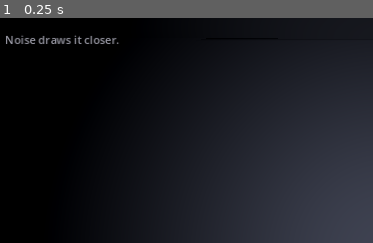
Above: before the commit, frame 1.
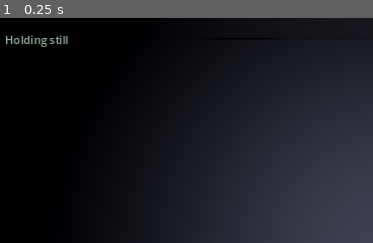
Above: after the commit, the same moment.

Repository: vangohner/HollowCrawl
Game: Godot game, scene res://scenes/main.tscn
Two runs of this game, one before a commit and one after it. Both use one fixed random seed, a clock stepped at 60 frames per second and the inputs below.
Inputs:
- Up to frame 1 (0.25 s): no input
The pictures show only the part of the screen within x 0-50%, y 0-50%; the shares and areas given below are measured in that part.

The runs differ from the first frame. In frame 1, 0.6% of the frame differs, in the area x 1-32%, y 7-13%.
Error before the commit: Invalid assignment of property or key 'radius' with value of type 'float' on a base object of type 'CylinderMesh'. (res://scripts/level.gd:143)
Error after the commit: Invalid assignment of property or key 'radius' with value of type 'float' on a base object of type 'CylinderMesh'. (res://scripts/level.gd:150)

Commit message:
Improve movement feedback and stalker roaming

Diff:
--- a/scenes/player.tscn
+++ b/scenes/player.tscn
@@ -1,7 +1,8 @@
-[gd_scene load_steps=5 format=3]
+[gd_scene load_steps=6 format=3]
 
 [ext_resource type="Script" path="res://scripts/player.gd" id="1"]
 [ext_resource type="Script" path="res://scripts/breath_player.gd" id="2"]
+[ext_resource type="Script" path="res://scripts/footstep_player.gd" id="3"]
 
 [sub_resource type="CapsuleShape3D" id="1"]
 radius = 0.4
@@ -36,3 +37,10 @@
 attenuation_filter_cutoff_hz = 1000.0
 max_distance = 20.0
 bus = "Master"
+
+[node name="Footsteps" type="AudioStreamPlayer3D" parent="."]
+script = ExtResource("3")
+unit_size = 4.0
+max_distance = 14.0
+attenuation_filter_cutoff_hz = 1800.0
+bus = "Master"
--- /dev/null
+++ b/scripts/footstep_player.gd
@@ -0,0 +1,51 @@
+extends AudioStreamPlayer3D
+
+class_name FootstepPlayer
+
+@export var step_length: float = 0.22
+@export var step_pitch_hz: float = 110.0
+@export var pitch_variation: float = 0.2
+@export var noise_level: float = 0.25
+@export var volume: float = -6.0
+
+var _generator: AudioStreamGenerator
+var _playback: AudioStreamGeneratorPlayback
+var _mix_rate: float = 44100.0
+
+func _ready() -> void:
+    _generator = AudioStreamGenerator.new()
+    _generator.mix_rate = _mix_rate
+    _generator.buffer_length = 0.35
+    stream = _generator
+    volume_db = volume
+    attenuation_filter_cutoff_hz = 1600.0
+    attenuation_filter_db = -1.0
+
+func play_step(intensity: float) -> void:
+    intensity = clampf(intensity, 0.2, 1.0)
+    if not playing:
+        play()
+    if _playback == null:
+        _playback = get_stream_playback() as AudioStreamGeneratorPlayback
+    if _playback == null:
+        return
+    var frames_needed: int = int(step_length * _mix_rate)
+    var frames_available: int = _playback.get_frames_available()
+    if frames_available < frames_needed:
+        return
+    var phase: float = 0.0
+    var phase_step: float = (TAU * step_pitch_hz * randf_range(1.0 - pitch_variation, 1.0 + pitch_variation)) / _mix_rate
+    for i in range(frames_needed):
+        var t: float = float(i) / float(frames_needed)
+        var envelope: float = sin(t * PI)
+        var tonal: float = sin(phase) * 0.5
+        phase = fposmod(phase + phase_step, TAU)
+        var noise: float = (randf() * 2.0 - 1.0) * noise_level
+        var sample: float = (tonal + noise * 0.6) * envelope * intensity
+        _playback.push_frame(Vector2(sample, sample))
+
+func stop_steps() -> void:
+    if playing:
+        stop()
+    if _playback:
+        _playback.clear_buffer()
--- a/scripts/level.gd
+++ b/scripts/level.gd
@@ -137,15 +137,31 @@
     add_child(wall)
 
 func _create_pipe(cell: Vector2i) -> void:
+    var blocked_dirs: Array[Vector2i] = []
+    for dir in DIRECTIONS:
+        if not _walkable.has(cell + dir):
+            blocked_dirs.append(dir)
+    if blocked_dirs.is_empty():
+        return
+    var facing: Vector2i = blocked_dirs[randi() % blocked_dirs.size()]
     var pipe: MeshInstance3D = MeshInstance3D.new()
     pipe.name = "Pipe_%s_%s" % [cell.x, cell.y]
     var pipe_mesh: CylinderMesh = CylinderMesh.new()
-    pipe_mesh.radius = 0.18
-    pipe_mesh.height = cell_size * 0.9
+    pipe_mesh.radius = 0.22
+    pipe_mesh.height = wall_height - floor_thickness * 0.5
     pipe.mesh = pipe_mesh
     pipe.material_override = _create_pipe_material()
-    pipe.rotation_degrees = Vector3(90, 0, randf_range(-12, 12))
-    pipe.position = grid_to_world(cell) + Vector3(randf_range(-cell_size * 0.3, cell_size * 0.3), wall_height * 0.6, -cell_size / 2.0 + 0.4)
+    var offset: Vector3 = Vector3.ZERO
+    var inset: float = cell_size * 0.5 - 0.35
+    if facing == Vector2i.UP:
+        offset = Vector3(0, pipe_mesh.height * 0.5, -inset)
+    elif facing == Vector2i.DOWN:
+        offset = Vector3(0, pipe_mesh.height * 0.5, inset)
+    elif facing == Vector2i.LEFT:
+        offset = Vector3(-inset, pipe_mesh.height * 0.5, 0)
+    else:
+        offset = Vector3(inset, pipe_mesh.height * 0.5, 0)
+    pipe.position = grid_to_world(cell) + offset
     add_child(pipe)
 
 func _create_steam(cell: Vector2i) -> void:
@@ -258,7 +274,24 @@
     if candidates.is_empty():
         return center
     candidates.shuffle()
+    for candidate in candidates:
+        if candidate != center:
+            return candidate
     return candidates[0]
+
+func get_random_distant_cell(origin: Vector2i, min_distance: int = 4) -> Vector2i:
+    var options: Array[Vector2i] = []
+    var origin_pos: Vector2 = Vector2(origin.x, origin.y)
+    for cell in _cells:
+        if cell == origin:
+            continue
+        var distance: float = Vector2(cell.x, cell.y).distance_to(origin_pos)
+        if distance >= float(min_distance):
+            options.append(cell)
+    if options.is_empty():
+        return origin
+    options.shuffle()
+    return options[0]
 
 func has_line_of_sight_world(from_pos: Vector3, to_pos: Vector3, exclude: Array = []) -> bool:
     if not _space_state:
--- a/scripts/main.gd
+++ b/scripts/main.gd
@@ -6,6 +6,7 @@
 @onready var stamina_bar: ProgressBar = $HUD/Stamina/Bar
 @onready var caught_panel: Control = $HUD/CaughtPanel
 @onready var caught_label: Label = $HUD/CaughtPanel/Label
+@onready var message_label: Label = $HUD/Message
 
 var _caught := false
 
@@ -16,6 +17,7 @@
     stalker.call("set_level", level)
     stalker.call("set_player", player)
     player.connect("stamina_changed", Callable(self, "_on_stamina_changed"))
+    player.connect("movement_state_changed", Callable(self, "_on_player_movement_state"))
     stalker.connect("player_caught", Callable(self, "_on_player_caught"))
     stalker.connect("monster_seen", Callable(self, "_on_monster_seen"))
     var player_transform := player.global_transform
@@ -26,6 +28,7 @@
     stalker.global_transform = stalker_transform
     caught_panel.visible = false
     _on_stamina_changed(1.0)
+    _on_player_movement_state(false, 0.0)
 
 func _on_stamina_changed(value: float) -> void:
     stamina_bar.value = clamp(value * 100.0, 0.0, 100.0)
@@ -42,3 +45,14 @@
 
 func _on_monster_seen() -> void:
     player.apply_shake(0.4)
+
+func _on_player_movement_state(is_running: bool, intensity: float) -> void:
+    if intensity < 0.05:
+        message_label.text = "Holding still"
+        message_label.self_modulate = Color(0.65, 0.8, 0.7, 0.9)
+    elif is_running:
+        message_label.text = "Running — it will hear you"
+        message_label.self_modulate = Color(0.95, 0.4, 0.35, 0.95)
+    else:
+        message_label.text = "Walking softly"
+        message_label.self_modulate = Color(0.75, 0.75, 0.85, 0.9)
--- a/scripts/player.gd
+++ b/scripts/player.gd
@@ -16,6 +16,7 @@
 
 signal noise_emitted(strength: float)
 signal stamina_changed(value: float)
+signal movement_state_changed(is_running: bool, intensity: float)
 
 var stamina: float = stamina_max
 var _recovery_timer: float = 0.0
@@ -25,10 +26,12 @@
 var _camera_base_rotation: Vector3 = Vector3.ZERO
 var _camera_default_position: Vector3 = Vector3.ZERO
 var _sway_rotation: Vector3 = Vector3.ZERO
+var _step_timer: float = 0.0
 
 @onready var _camera: Camera3D = $Camera
 @onready var _flashlight: SpotLight3D = $Camera/Flashlight
 @onready var _breath: BreathPlayer = $Breath
+@onready var _footsteps: FootstepPlayer = $Footsteps
 
 func _ready() -> void:
     Input.set_mouse_mode(Input.MOUSE_MODE_CAPTURED)
@@ -90,11 +93,17 @@
     _update_head_bob(delta, target_speed, move_strength)
     _update_sway(delta)
 
-    var movement_intensity: float = clampf(target_velocity.length() / run_speed, 0.0, 1.0)
-    if movement_intensity > 0.1:
-        emit_signal("noise_emitted", 0.4 + movement_intensity * (1.2 if is_running else 0.6))
+    var horizontal_speed: float = Vector3(velocity.x, 0.0, velocity.z).length()
+    var movement_intensity: float = clampf(horizontal_speed / run_speed, 0.0, 1.0)
+    _handle_footsteps(delta, move_strength, horizontal_speed, is_running)
+
+    if movement_intensity > 0.05:
+        var noise_strength: float = 0.25 + movement_intensity * (1.4 if is_running else 0.8)
+        emit_signal("noise_emitted", noise_strength)
     else:
-        emit_signal("noise_emitted", 0.1)
+        emit_signal("noise_emitted", 0.0)
+
+    emit_signal("movement_state_changed", is_running, movement_intensity)
 
 func _update_head_bob(delta: float, target_speed: float, movement_amount: float) -> void:
     if movement_amount < 0.1 or not is_on_floor():
@@ -131,3 +140,17 @@
     base_rotation.x = _camera_pitch_deg
     var target_rotation: Vector3 = base_rotation + _sway_rotation
     _camera.rotation_degrees = target_rotation
+
+func _handle_footsteps(delta: float, move_strength: float, horizontal_speed: float, is_running: bool) -> void:
+    if not is_on_floor() or move_strength < 0.1 or horizontal_speed < 0.2:
+        _step_timer = 0.0
+        if _footsteps:
+            _footsteps.stop_steps()
+        return
+    var intensity: float = clampf(horizontal_speed / (run_speed if is_running else walk_speed), 0.2, 1.0)
+    var interval: float = lerp(0.58, 0.32, clampf(horizontal_speed / run_speed, 0.0, 1.0))
+    _step_timer += delta
+    if _step_timer >= interval:
+        _step_timer = 0.0
+        if _footsteps:
+            _footsteps.play_step(intensity)
--- a/scripts/stalker.gd
+++ b/scripts/stalker.gd
@@ -130,6 +130,7 @@
     if _path_index >= _path.size():
         _path_index = _path.size() - 1
     var target: Vector3 = _path[_path_index]
+    target.y = global_transform.origin.y
     if global_transform.origin.distance_to(target) < 0.6:
         _path_index += 1
         if _path_index >= _path.size():
@@ -137,6 +138,7 @@
             velocity.z = lerp(velocity.z, 0.0, delta * acceleration)
             return
         target = _path[_path_index]
+        target.y = global_transform.origin.y
     var direction: Vector3 = (target - global_transform.origin).normalized()
     velocity.x = lerp(velocity.x, direction.x * target_speed, delta * acceleration)
     velocity.z = lerp(velocity.z, direction.z * target_speed, delta * acceleration)
@@ -144,15 +146,15 @@
 func _choose_hiding_destination(player_pos: Vector3) -> void:
     var player_cell: Vector2i = _level.world_to_grid(player_pos)
     var origin_cell: Vector2i = _level.world_to_grid(global_transform.origin)
-    var target_cell: Vector2i = origin_cell
-    for _i in range(6):
-        var candidate: Vector2i = _level.get_random_cell_near(player_cell, 6, true, player_pos)
-        if candidate != origin_cell:
-            target_cell = candidate
-            break
+    var target_cell: Vector2i = _level.get_random_cell_near(player_cell, 6, true, player_pos)
     if target_cell == origin_cell:
-        target_cell = _level.get_random_cell_near(player_cell, 6, false, player_pos)
+        target_cell = _level.get_random_cell_near(origin_cell, 8, false, player_pos)
+    if target_cell == origin_cell:
+        target_cell = _level.get_random_distant_cell(origin_cell, 4)
     _path = _level.find_path(origin_cell, target_cell)
+    if _path.size() <= 1:
+        target_cell = _level.get_random_distant_cell(origin_cell, 2)
+        _path = _level.find_path(origin_cell, target_cell)
     _path_index = 0
 
 func _player_is_visible() -> bool:
